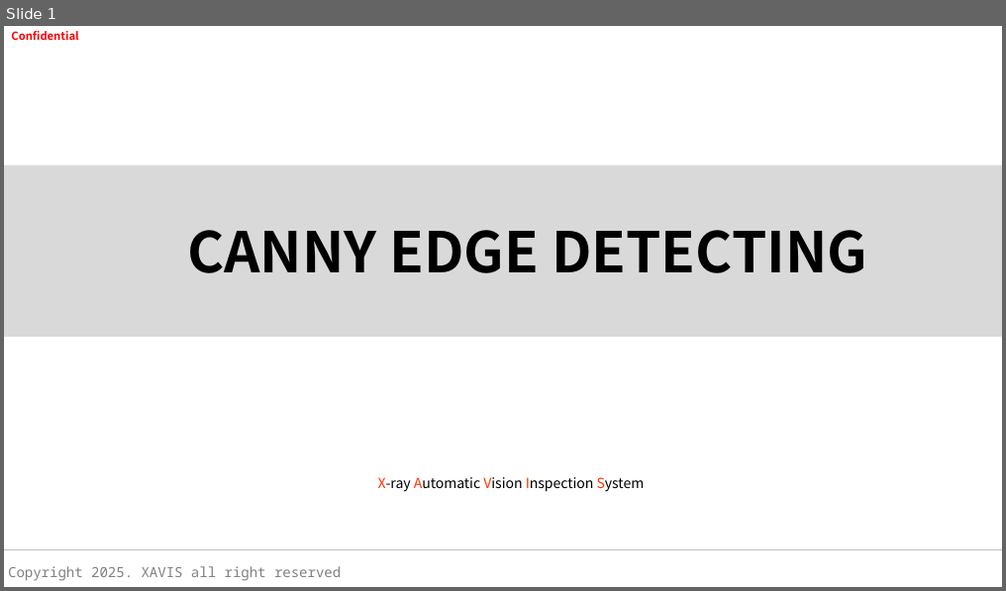
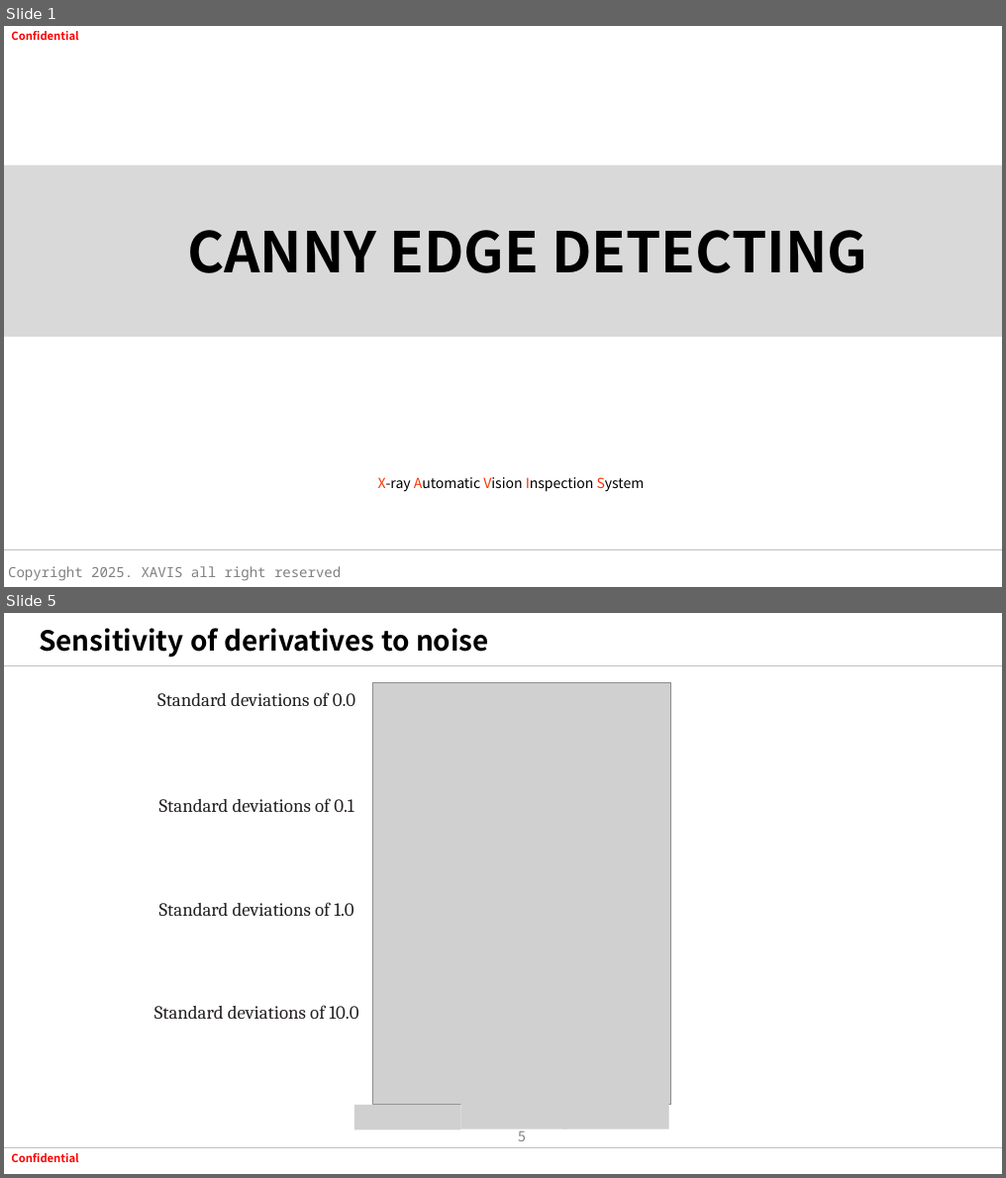
Before and after one commit to tuananh020400/FresherXavisTech, a slide deck: Document/SlideWeek4/CannyEdge.pptx. Shown one above the other, each under a label of ours: slide 1 before the commit, slides 1 and 5 after it; the slides between them are not shown. The pictures are 1006x591 and 1006x1178 pixels, drawn with LibreOffice and Linux fonts; fonts in the diff are those of the drawing; grey boxes stand for pictures; background and template pictures are left out. Boxes give left, top, right and bottom in pixels: in the first picture for what was removed or moved away, otherwise in the second. Text is boxed around its words. In the diff, an @@ line names an element or a change of style, - is before the commit and + after.

```diff
--- a/Document/SlideWeek4/CannyEdge.pptx
+++ b/Document/SlideWeek4/CannyEdge.pptx
@@ slide 5 added at [4, 613, 1002, 1174], background #FFFFFF @@
@@ title added at [39, 628, 489, 658], 26.6 pt, text #000000, bold @@
+Sensitivity of derivatives to noise
@@ line added from (4, 666) to (1002, 666), #BFBFBF 1 pt @@
@@ text added at [157, 692, 355, 706], 18 pt, text #242021 @@
+Standard deviations of 0.0
@@ picture added at [372, 682, 671, 1105] @@
@@ text added at [159, 798, 354, 812], 18 pt, text #242021 @@
+Standard deviations of 0.1
@@ text added at [159, 902, 353, 916], 18 pt, text #242021 @@
+Standard deviations of 1.0
@@ text added at [154, 1005, 358, 1019], 18 pt, text #242021 @@
+Standard deviations of 10.0
@@ picture added at [354, 1105, 460, 1131] @@
@@ picture added at [460, 1104, 567, 1130] @@
@@ picture added at [563, 1104, 669, 1130] @@
@@ page number added at [518, 1128, 526, 1142], 13.3 pt, text #808080 @@
+5
@@ line added from (4, 1149) to (1002, 1149), #BFBFBF 1 pt @@
@@ text added at [11, 1154, 78, 1162], 10.7 pt, text #FF0000, bold @@
+Confidential
```
Also in this commit, not shown: 7 other slides added, 3 slides removed, 10 other files.
